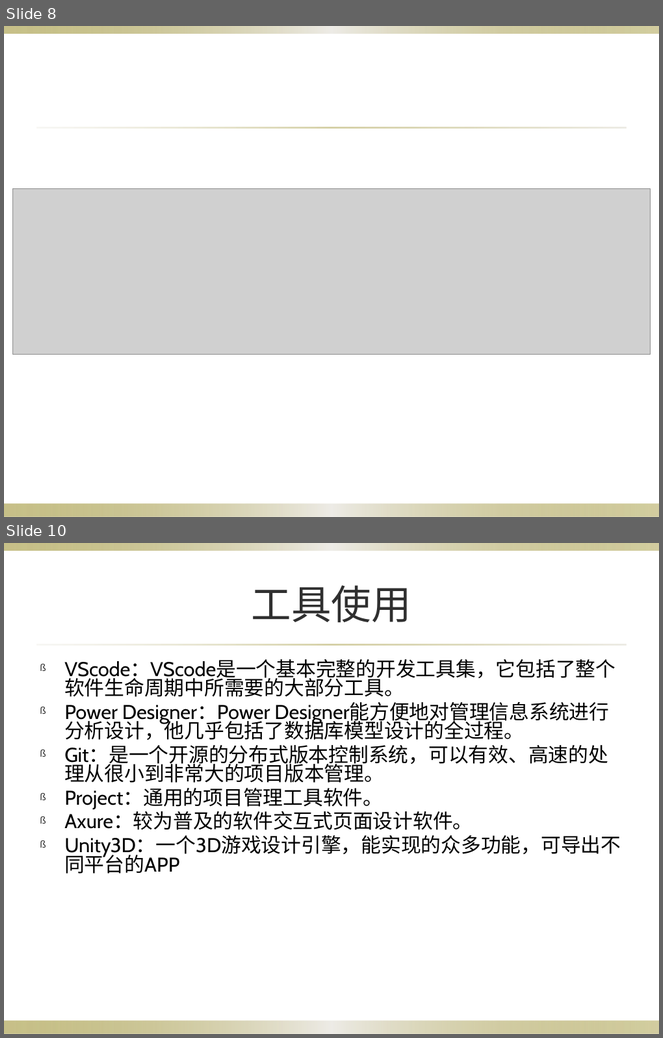
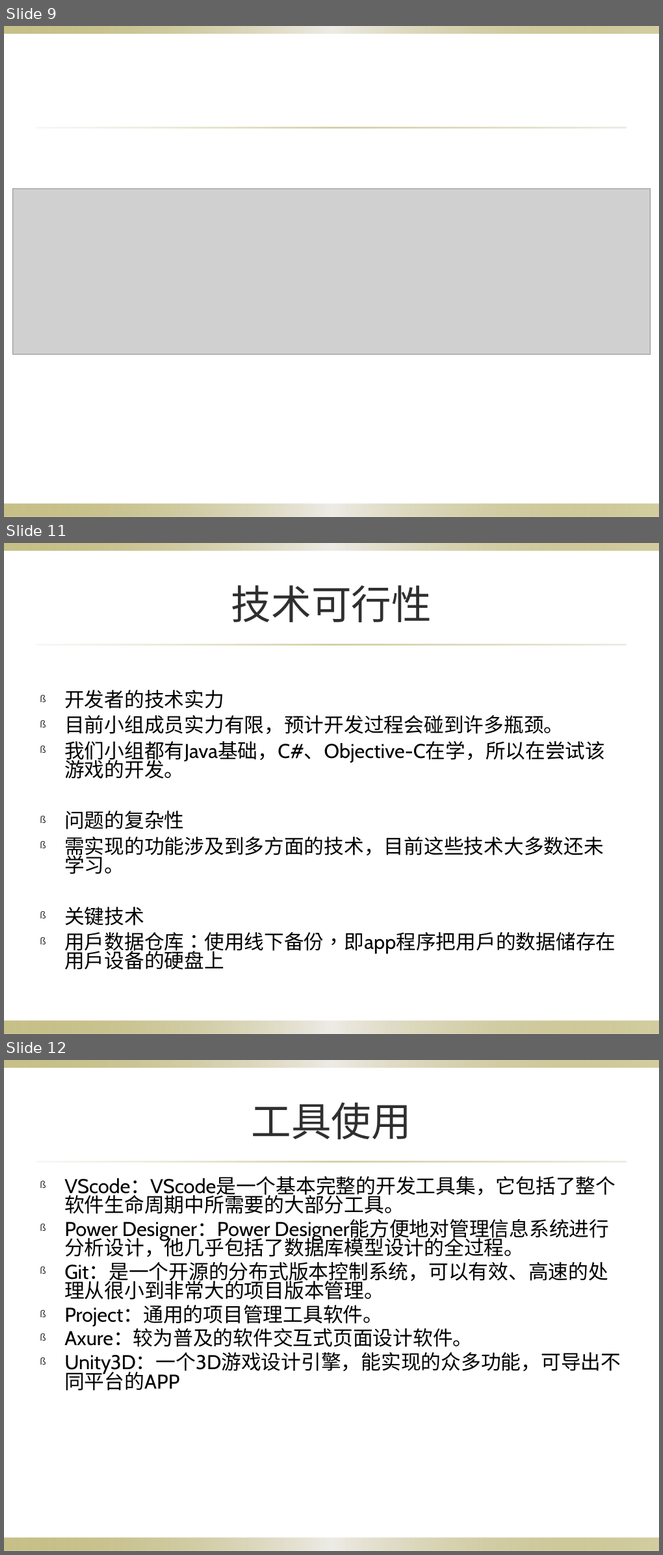
Before and after one commit to 3d-fishing/3D-app, a slide deck: 项目计划(1).pptx. Shown one above the other, each under a label of ours: slides 8 and 10 before the commit, slides 9, 11 and 12 after it; the slides between them are not shown. The pictures are 663x1038 and 663x1555 pixels, drawn with LibreOffice and Linux fonts; fonts in the diff are those of the drawing; grey boxes stand for pictures; background and template pictures are left out. Boxes give left, top, right and bottom in pixels: in the first picture for what was removed or moved away, otherwise in the second. Text is boxed around its words. In the diff, an @@ line names an element or a change of style, - is before the commit and + after.

```diff
--- a/项目计划(1).pptx
+++ b/项目计划(1).pptx
@@ slide 11 added at (4, 543, 659, 1034), background picture (left out); not listed: 3 template elements that a slide beside it also shows @@
@@ title added at (232, 585, 432, 622), 44 pt, text #2F2F2F @@
+技术可行性
@@ text added at (64, 690, 616, 954), 21.9 pt, text #000000 @@
+ß 开发者的技术实力
+ß 目前小组成员实力有限，预计开发过程会碰到许多瓶颈。
+ß 我们小组都有Java基础，C#、Objective-C在学，所以在尝试该游戏的开发。
+ß 问题的复杂性
+ß 需实现的功能涉及到多方面的技术，目前这些技术大多数还未学习。
+ß 关键技术
+ß 用户数据仓库：使用线下备份，即app程序把用户的数据储存在用户设备的硬盘上
@@ what was slide 8 is now slide 9 @@
@@ what was slide 10 is now slide 12 @@
```
Also in this commit, not shown: 4 slides changed, 6 other slides added, 1 slide removed.
